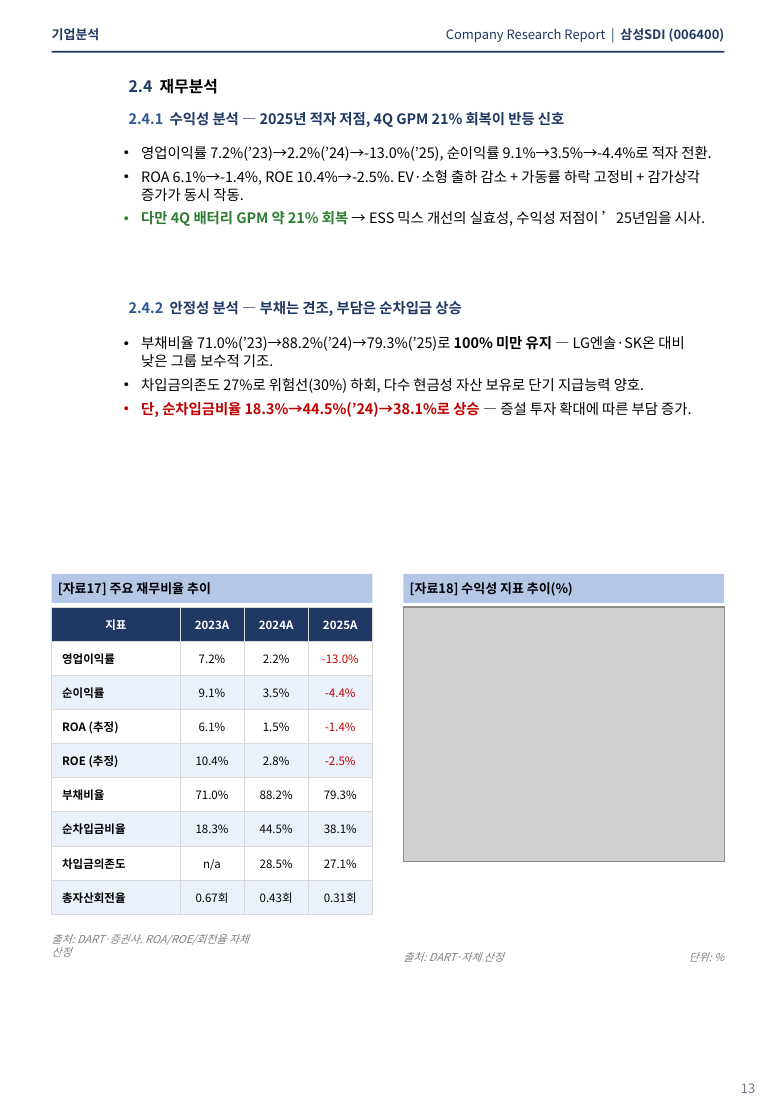
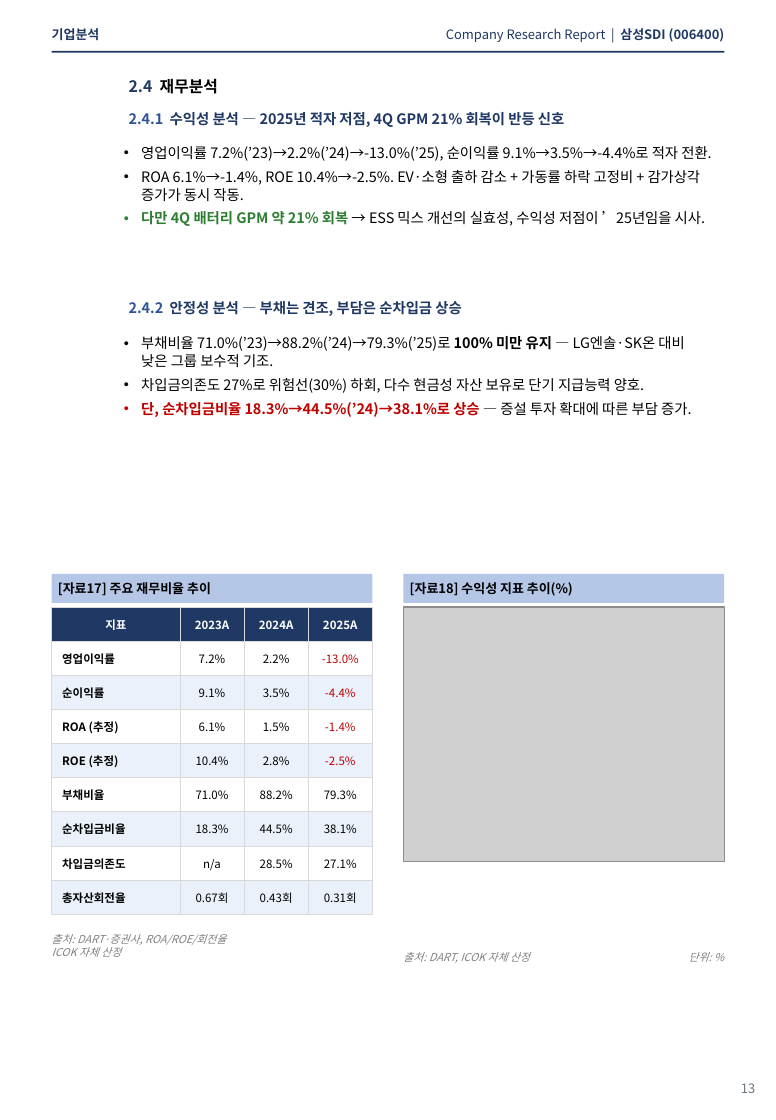
Before and after one commit to ICOKFund/Margin04, a slide deck: slide 12 of ICOK_삼성SDI_006400.pptx. Drawn at 776x1120 pixels with LibreOffice and Linux fonts; fonts in the diff are those of the drawing; grey boxes stand for pictures. Boxes give left, top, right and bottom in pixels: in the first picture for what was removed or moved away, otherwise in the second. Text is boxed around its words. In the diff, an @@ line names an element or a change of style, - is before the commit and + after.

```diff
--- a/ICOK_삼성SDI_006400.pptx
+++ b/ICOK_삼성SDI_006400.pptx
@@ text at box(52, 934, 226, 957): text changed @@
-출처: DART·증권사. ROA/ROE/회전율 자체 산정
+출처: DART·증권사, ROA/ROE/회전율 ICOK 자체 산정
@@ text at box(403, 952, 530, 963): text changed @@
-출처: DART·자체 산정
+출처: DART, ICOK 자체 산정
```
Also in this commit, not shown: 7 other slides changed, 1 other file.
